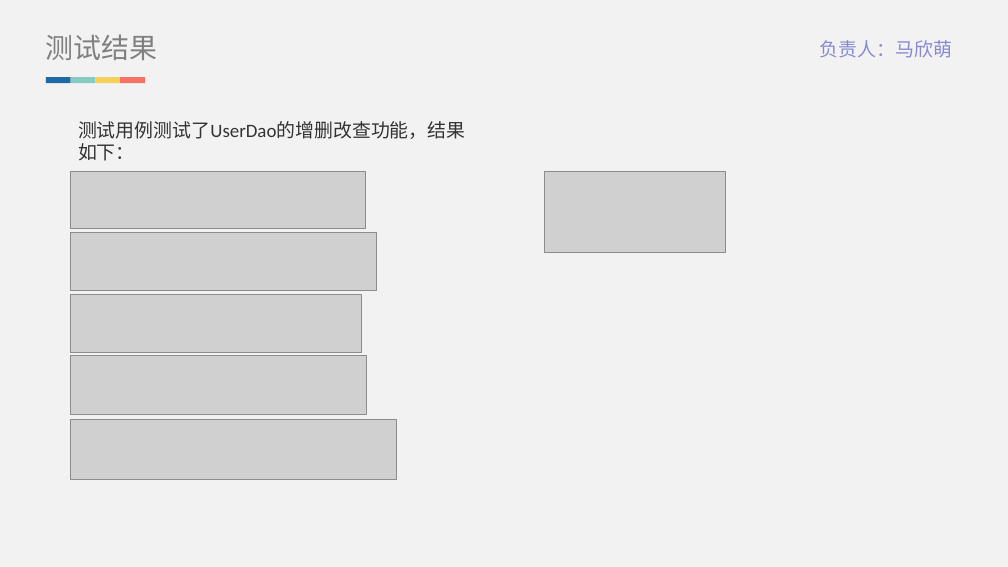
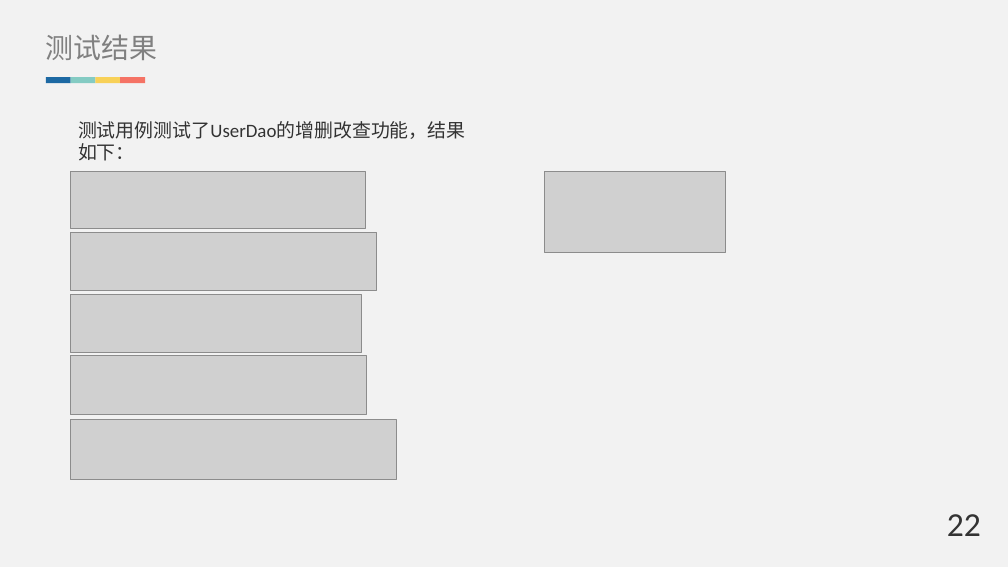
Before and after one commit to Brief-drizzle/database-ks, a slide deck: slide 29 of doc/答辩ppt.pptx (slide 28 before the commit). Drawn at 1008x567 pixels with LibreOffice and Linux fonts; fonts in the diff are those of the drawing; grey boxes stand for pictures. Boxes give left, top, right and bottom in pixels: in the first picture for what was removed or moved away, otherwise in the second. Text is boxed around its words. In the diff, an @@ line names an element or a change of style, - is before the commit and + after.

```diff
--- a/doc/答辩ppt.pptx
+++ b/doc/答辩ppt.pptx
@@ text removed at (820,40,952,58) @@
-负责人：马欣萌
@@ text added at (947,514,981,536), 32 pt, text #333333 @@
+22
```
Also in this commit, not shown: 20 other slides changed, 1 slide added.
